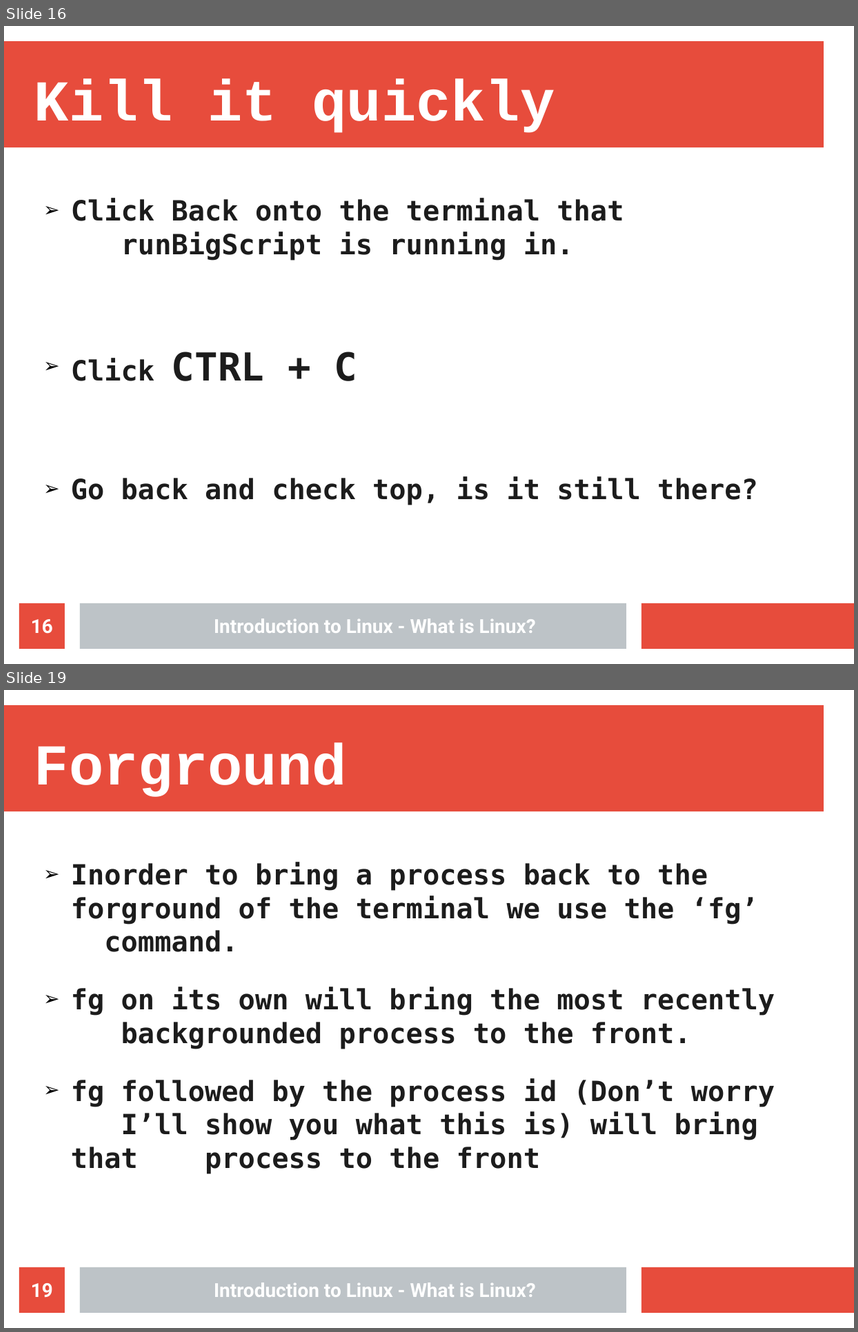
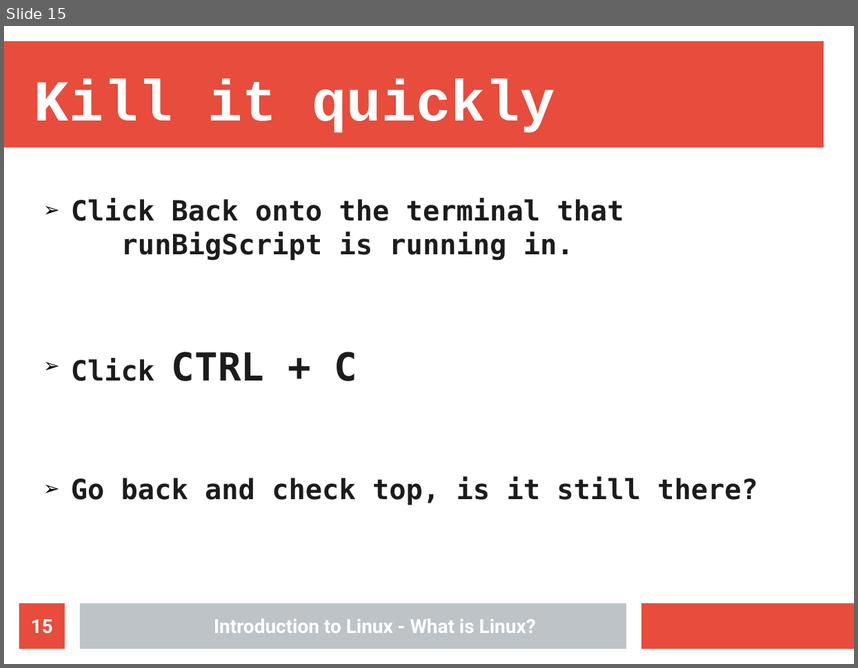
Before and after one commit to Nhlakanipho-Biyela/Intro_To_Linux_Course, a slide deck: Lecture_Slides/Lecture_4/ITL_Lecture_4_Processes.odp. Shown one above the other, each under a label of ours: slides 16 and 19 before the commit, slide 15 after it; the slides between them are not shown. The pictures are 858x1332 and 858x668 pixels, drawn with LibreOffice and Linux fonts; fonts in the diff are those of the drawing; background and template pictures are left out. Boxes give left, top, right and bottom in pixels: in the first picture for what was removed or moved away, otherwise in the second. Text is boxed around its words. In the diff, an @@ line names an element or a change of style, - is before the commit and + after.

```diff
--- a/Lecture_Slides/Lecture_4/ITL_Lecture_4_Processes.odp
+++ b/Lecture_Slides/Lecture_4/ITL_Lecture_4_Processes.odp
@@ slide 19 removed at [4,690,854,1328], background #FFFFFF; not listed: 3 template elements that a slide beside it also shows @@
@@ title removed at [34,743,347,797] @@
-Forground
@@ text removed at [71,862,775,1174] @@
-➢ Inorder to bring a process back to the forground of the terminal we use the ‘fg’ command.
-➢ fg on its own will bring the most recently backgrounded process to the front.
-➢ fg followed by the process id (Don’t worry I’ll show you what this is) will bring that process to the front
@@ page number removed at [19,1267,65,1312] @@
-19
@@ text removed at [214,1283,536,1297] @@
-Introduction to Linux - What is Linux?
@@ what was slide 16 is now slide 15 @@
@@ page number at [31,619,53,634]: text changed @@
-16
+15
```
Also in this commit, not shown: 3 slides changed, 5 other slides removed, 1 other file.
